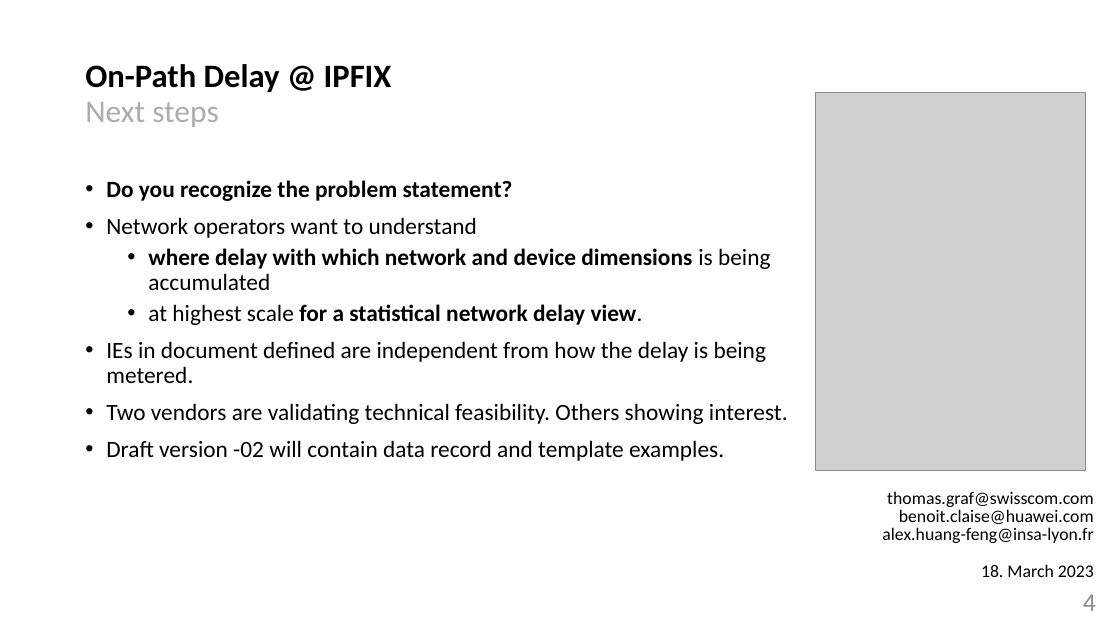
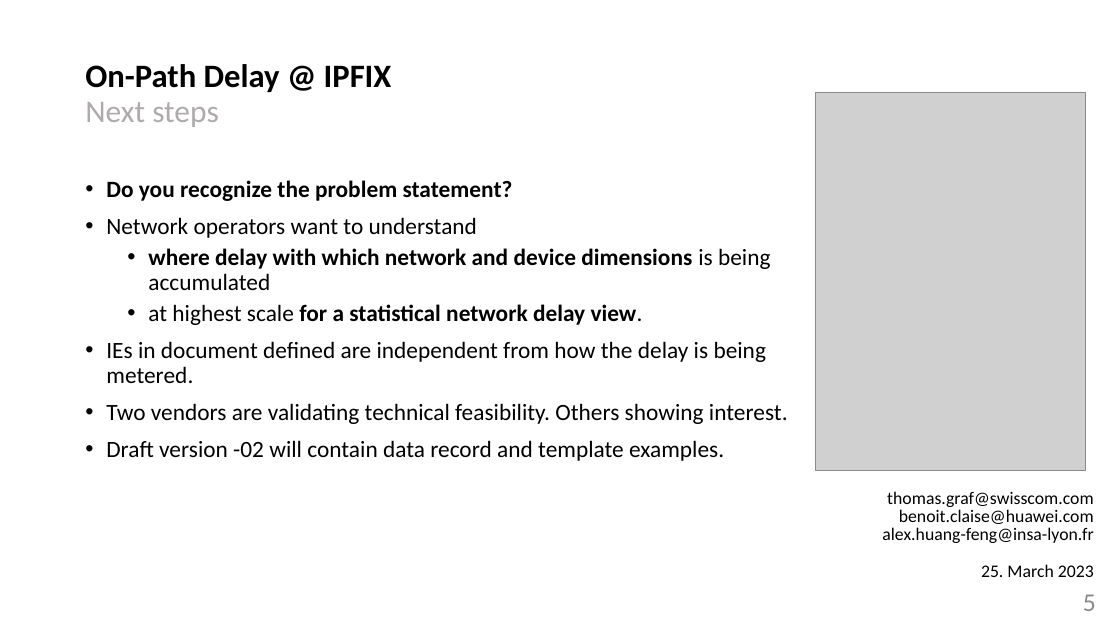
Before and after one commit to network-analytics/draft-ietf-opsawg-ipfix-on-path-telemetry, a slide deck: slide 5 of draft-opsawg-ipfix-on-path-telemetry-01.pptx (slide 4 before the commit). Drawn at 1120x630 pixels with LibreOffice and Linux fonts; fonts in the diff are those of the drawing; grey boxes stand for pictures. Boxes give left, top, right and bottom in pixels: in the first picture for what was removed or moved away, otherwise in the second. Text is boxed around its words. In the diff, an @@ line names an element or a change of style, - is before the commit and + after.

```diff
--- a/draft-opsawg-ipfix-on-path-telemetry-01.pptx
+++ b/draft-opsawg-ipfix-on-path-telemetry-01.pptx
@@ text at (981, 564, 1094, 577): text changed @@
-18. March 2023
+25. March 2023
@@ page number at (1083, 594, 1096, 611): text changed @@
-4
+5
```
Also in this commit, not shown: 2 other slides changed, 1 slide added, 3 other files.
